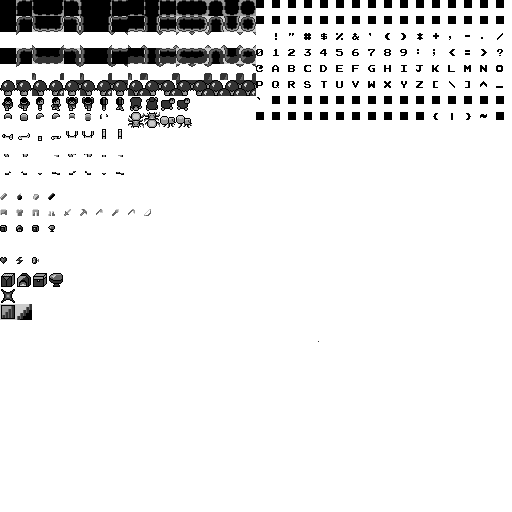
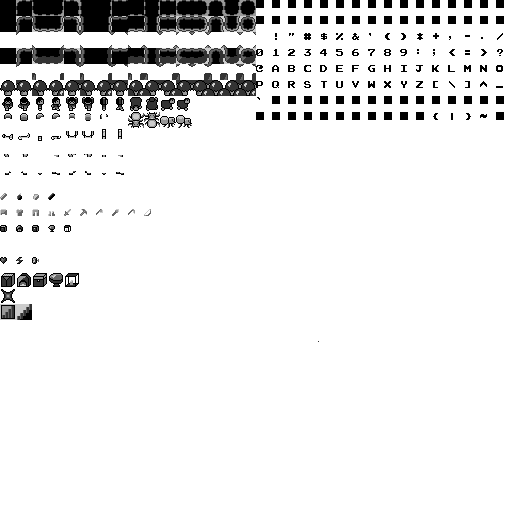
Revision of a layered 512×512 image; what changed, layer by layer:
painted on "spritesheet.png" over [64, 225, 79, 287]
